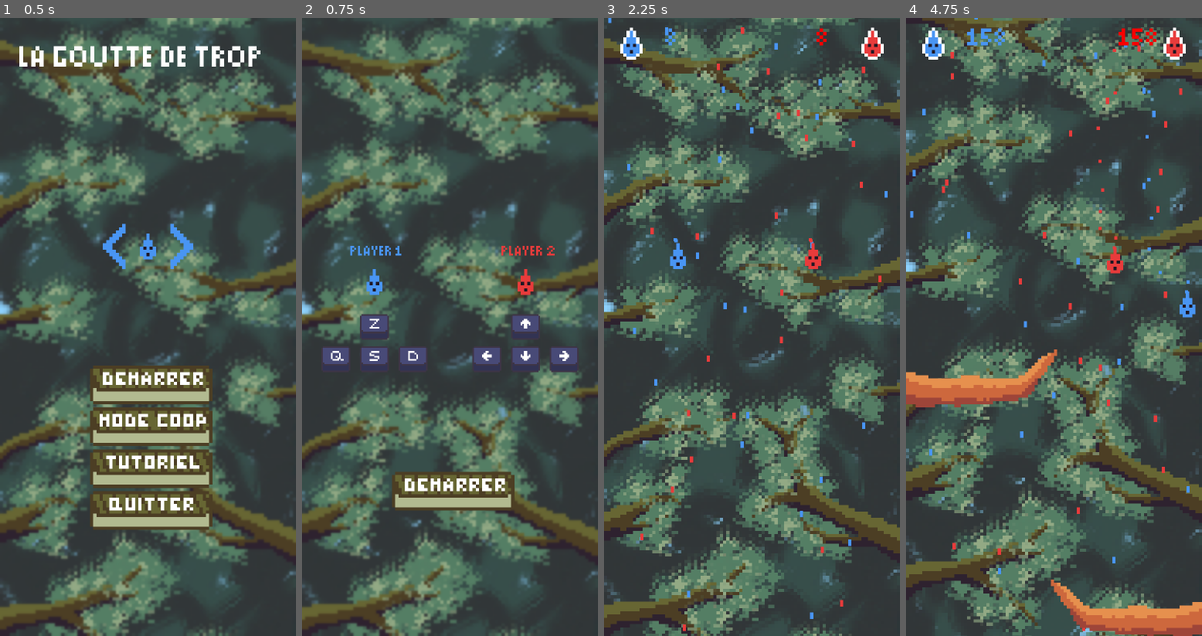
Above: before the commit, frames 1-4 (left to right).
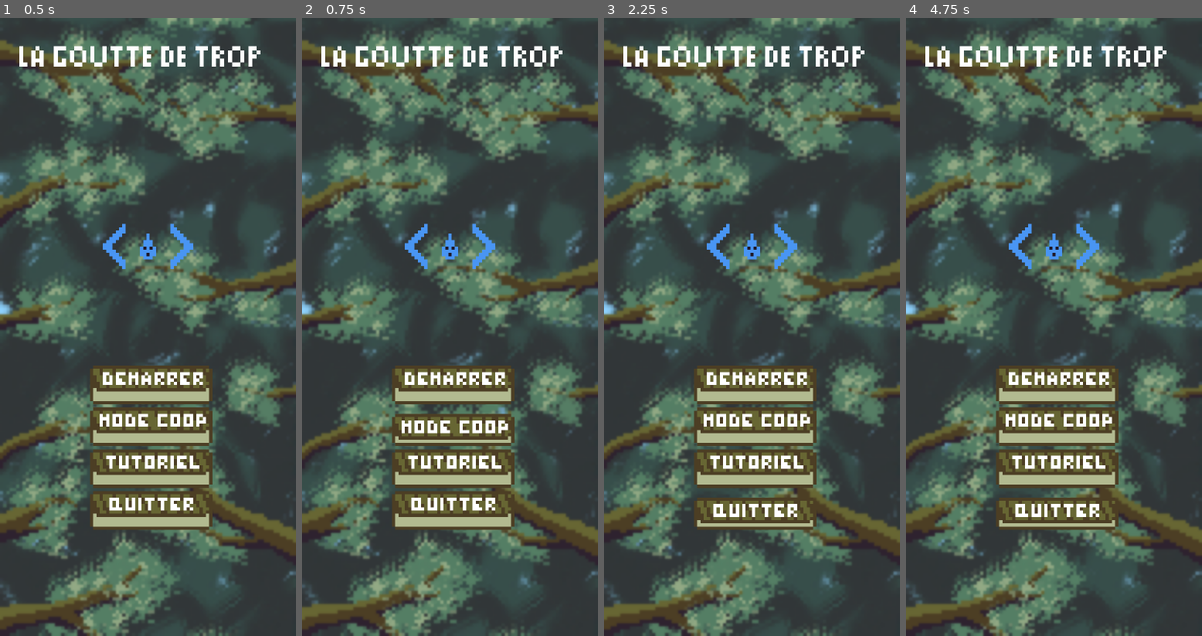
Above: after the commit, the same moments.

Repository: BrokHoly/gamejam_goutte
Game: Godot game, scene res://menu/menu.tscn
Two runs of this game, one before a commit and one after it. Both use one fixed random seed, a clock stepped at 60 frames per second and the inputs below.
Inputs (mouse positions are in pixels of both pictures, inside the frame that each line leads up to):
- Up to frame 1 (0.5 s): no input
- Up to frame 2 (0.75 s): click (452, 425) at 0.5 s
- Up to frame 3 (2.25 s): click (754, 425) at 1.27 s; click (754, 493) at 2.02 s
- Up to frame 4 (4.75 s): hold D (move_right) 2.78-3.53 s; tap Down (move_downP2) at 2.85 s; hold S (move_down) 3.53-4.28 s; tap Left (move_leftP2) at 3.6 s; hold D (move_right) from 4.28 s (still down); tap Right (move_rightP2) at 4.35 s

Frame 1 is identical in both runs. In frame 2, 14% of the frame differs, in the area x 6-94%, y 4-83%; in frame 3, 26%; in frame 4, 64%, in the area x 0-100%, y 0-100%.
Error after the commit: Invalid call. Nonexistent function 'play' in base 'Nil'. (res://menu/menu_manager.gd:37)

Commit message:
Bug fixes

Diff:
--- a/game_manager.gd
+++ b/game_manager.gd
@@ -89,8 +89,10 @@
 		start_score = false
 		number_of_player = 1
 		coop = false
+		get_tree().change_scene_to_file("res://menu/end_menu_coop.tscn")
 
-	get_tree().change_scene_to_file("res://menu/end_menu_coop.tscn")
+
+	get_tree().change_scene_to_file("res://menu/menu.tscn")
 
 func save_highest_score(score : int) -> void:
 	var save_file: FileAccess = FileAccess.open("user://savegame.save", FileAccess.WRITE)
--- a/menu/menu_manager.gd
+++ b/menu/menu_manager.gd
@@ -1,16 +1,13 @@
 extends Node2D
 
 
+var audioStream
 
-
-var audioStream
 func _ready() -> void:
-	var score_made = GameManager.load_highest_score();
+	var score_made : int= GameManager.load_highest_score();
+	if(score_made <= 0 ): return
 	audioStream = $AudioStreamPlayer2D
-	if ( score_made == -1):
-		return
-	else:
-		$HighestScore.text = str(score_made)
+	$HighestScore.text = str(score_made)
 
 
 
--- a/menu/skin_selector.gd
+++ b/menu/skin_selector.gd
@@ -32,12 +32,13 @@
 
 func new_highest_score() -> void:
 	var score = GameManager.highest_score
+	print("new highest score function  + " + str(score))
 	for i in skin_inventory:
-		if(i == 0): return #That to always keep unlocked the first skin
-		if(score > skin_inventory[i].x):
-			skin_inventory[i] = Vector2(skin_inventory[i].x , 1)
-		else:
-			skin_inventory[i] = Vector2(skin_inventory[i].x , 0)
+		if(not(i == 0)):  #That to always keep unlocked the first skin
+			if(score > skin_inventory[i].x):
+				skin_inventory[i] = Vector2(skin_inventory[i].x , 1)
+			else:
+				skin_inventory[i] = Vector2(skin_inventory[i].x , 0)
 
 
 
